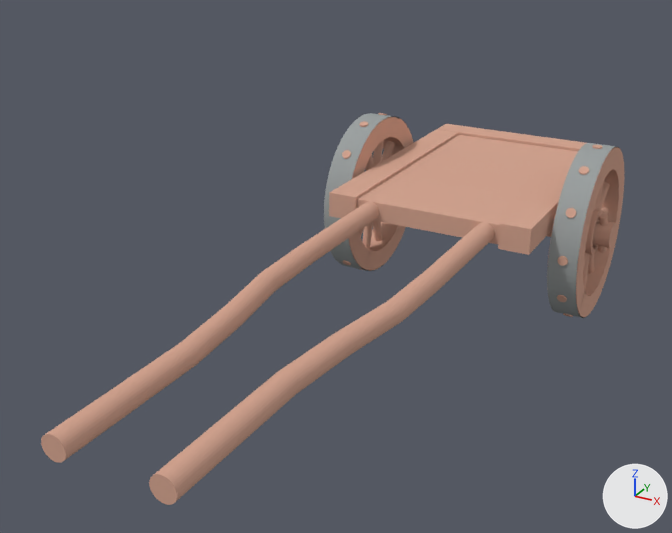
Renders of the Blender file development/graphics/vehicles/wagon/wagon.blend from each side of a commit.
Both versions are drawn from a 50 mm camera at (3.2, -11.3, 6.96) aimed at (-2.6, -0.76, 1.69). Lighting does not change. The marker at lower right points along +X, +Y and +Z.

The older version as bpy lines, for what is in view:
```python
ob_cartbase = bpy.data.objects.new('cartBase', me_cube_001)
ob_cartbase.location = (-1.98, 3.03, 1.92)
ob_cartbase.scale = (1.45, 2.11, 0.152)
ob_cartbasesupport001 = bpy.data.objects.new('cartBaseSupport001', me_cube_002)
ob_cartbasesupport001.location = (-0.56, 3.0, 1.92)
ob_cartbasesupport001.scale = (-0.234, 2.13, 0.198)
ob_cartbasesupport002 = bpy.data.objects.new('cartBaseSupport002', me_cube_003)
ob_cartbasesupport002.location = (-3.38, 3.0, 1.92)
ob_cartbasesupport002.scale = (-0.234, 2.13, 0.198)
ob_cartbasesupportrear = bpy.data.objects.new('cartBaseSupportRear', me_cube_005)
ob_cartbasesupportrear.location = (-1.97, 5.38, 1.92)
ob_cartbasesupportrear.rotation_euler = (0.0, 0.0, 1.571)  # degrees (0, 0, 90)
ob_cartbasesupportrear.scale = (-0.234, 1.64, 0.198)
ob_cylinder = bpy.data.objects.new('Cylinder', me_cylinder_004)
ob_cylinder.location = (-1.98, 3.03, 1.41)
ob_cylinder.rotation_euler = (0.0, 1.571, 0.0)  # degrees (0, 90, 0)
ob_cylinder.scale = (0.206, 0.206, 2.35)
ob_metalrim001_001 = bpy.data.objects.new('metalRim001.001', me_cylinder_002)
ob_metalrim001_001.location = (-3.93, 3.03, 1.41)
ob_metalrim001_001.rotation_euler = (1.571, -0.275, 1.571)  # degrees (90, -16, 90)
ob_metalrim001_001.scale = (1.4, 1.4, -0.222)
ob_tyre001 = bpy.data.objects.new('Tyre001', me_cylinder_001)
ob_tyre001.location = (-0.02, 3.03, 1.41)
ob_tyre001.rotation_euler = (1.571, 0.0, 1.571)  # degrees (90, 0, 90)
ob_tyre001.scale = (1.39, 1.39, 0.228)
ob_tyre001_001 = bpy.data.objects.new('Tyre001.001', me_cylinder_001)
ob_tyre001_001.location = (-3.93, 3.03, 1.41)
ob_tyre001_001.rotation_euler = (1.571, -0.275, 1.571)  # degrees (90, -16, 90)
ob_tyre001_001.scale = (1.39, 1.39, -0.228)
ob_yoke001 = bpy.data.objects.new('yoke001', me_cylinder_006)
ob_yoke001.location = (-1.03, -2.59, 1.92)
ob_yoke001.rotation_euler = (1.571, 0.0, 0.0)  # degrees (90, 0, 0)
ob_yoke001.scale = (0.153, 0.153, 3.6)
ob_yoke001_001 = bpy.data.objects.new('yoke001.001', me_cylinder_006)
ob_yoke001_001.location = (-2.91, -2.59, 1.92)
ob_yoke001_001.rotation_euler = (1.571, 0.0, 0.0)  # degrees (90, 0, 0)
ob_yoke001_001.scale = (-0.153, 0.153, 3.6)
# also in view: 'metalRim001' at (-0.02, 3.03, 1.41)
```
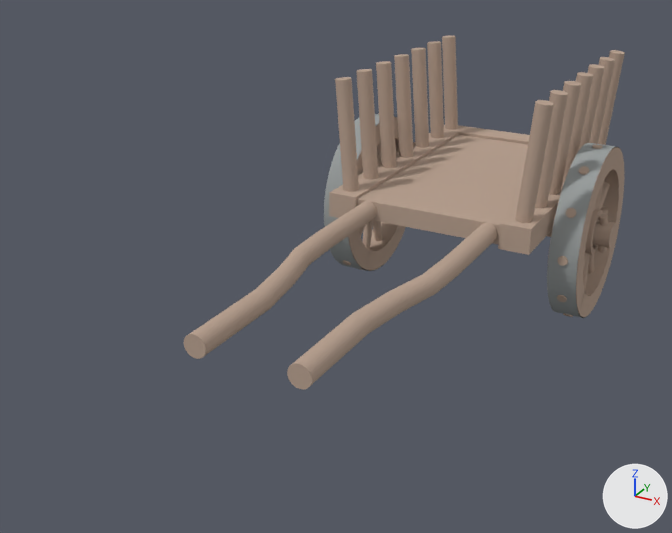
What differs and where, as boxes (x1, y1, x2, y2) in the pictures (672 x 533 px):
```json
{"object": "cartBase", "change": "recoloured", "before": [357, 135, 578, 244], "after": [357, 135, 578, 244]}
{"object": "yoke001", "change": "recoloured, moved, rescaled", "before": [149, 221, 495, 505], "after": [287, 222, 498, 389], "on screen": "39% narrower, 41% shorter"}
{"object": "yoke001.001", "change": "recoloured, moved, rescaled", "before": [41, 200, 379, 463], "after": [184, 201, 377, 359], "on screen": "43% narrower, 40% shorter"}
{"object": "Cylinder.004", "change": "added", "after": [335, 36, 458, 192]}
{"object": "Cylinder.003", "change": "added", "after": [515, 50, 625, 223]}
{"object": "Tyre001", "change": "recoloured", "before": [551, 147, 624, 317], "after": [551, 147, 624, 317]}
{"object": "cartBaseSupport001", "change": "recoloured", "before": [498, 152, 578, 255], "after": [498, 152, 578, 255]}
{"object": "Tyre001.001", "change": "recoloured", "before": [348, 117, 413, 270], "after": [348, 117, 413, 270]}
{"object": "cartBaseSupport002", "change": "recoloured", "before": [329, 129, 459, 218], "after": [329, 129, 459, 218]}
{"object": "cartBaseSupportRear", "change": "recoloured", "before": [437, 124, 586, 151], "after": [437, 124, 586, 151]}
{"object": "Cylinder", "change": "recoloured", "before": [547, 220, 616, 248], "after": [547, 220, 616, 248]}
{"object": "innerTyre001", "change": "recoloured", "before": [585, 209, 603, 255], "after": [585, 209, 603, 255]}
{"object": "spoke.015", "change": "recoloured", "before": [360, 220, 373, 270], "after": [360, 220, 373, 270]}
{"object": "spoke.021", "change": "recoloured", "before": [373, 113, 387, 166], "after": [373, 113, 387, 166]}
{"object": "spoke.014", "change": "recoloured", "before": [373, 221, 383, 241], "after": [373, 221, 383, 241]}
{"object": "spoke.022", "change": "recoloured", "before": [381, 141, 395, 162], "after": [381, 141, 395, 162]}
{"object": "spoke.001", "change": "recoloured", "before": [598, 182, 610, 210], "after": [598, 182, 610, 210]}
{"object": "Cylinder.001", "change": "recoloured", "before": [598, 214, 608, 253], "after": [598, 214, 608, 253]}
{"object": "spoke.009", "change": "recoloured", "before": [583, 254, 590, 290], "after": [583, 254, 590, 290]}
{"object": "spoke.020", "change": "recoloured", "before": [359, 121, 374, 171], "after": [359, 121, 374, 171]}
{"object": "spoke.010", "change": "recoloured", "before": [588, 254, 595, 273], "after": [588, 254, 595, 273]}
{"object": "spoke.005", "change": "recoloured", "before": [566, 208, 576, 218], "after": [566, 208, 576, 218]}
{"object": "spoke.006", "change": "recoloured", "before": [558, 256, 568, 266], "after": [558, 256, 568, 266]}
{"object": "spoke.002", "change": "recoloured", "before": [595, 179, 605, 209], "after": [595, 179, 605, 209]}
{"object": "spoke.004", "change": "recoloured", "before": [579, 166, 589, 175], "after": [579, 166, 589, 175]}
{"object": "spoke.016", "change": "recoloured", "before": [343, 224, 366, 265], "after": [343, 224, 366, 265]}
{"object": "spoke.019", "change": "recoloured", "before": [342, 150, 351, 159], "after": [342, 150, 351, 159]}
{"object": "spoke.007", "change": "recoloured", "before": [557, 248, 586, 302], "after": [557, 248, 586, 302]}
{"object": "spoke.008", "change": "recoloured", "before": [583, 253, 587, 270], "after": [583, 253, 587, 270]}
{"object": "spoke.003", "change": "recoloured", "before": [592, 145, 603, 211], "after": [592, 145, 603, 211]}
{"object": "spoke.000", "change": "recoloured", "before": [601, 207, 608, 214], "after": [601, 207, 608, 214]}
```

Scene script edits in JSON lines:
```json
{"op": "set", "path": "mat_basicwood.base_color", "old": "(0.66, 0.38, 0.286)", "new": "(0.489, 0.367, 0.291)", "note": "beige #d4a692 -> beige #baa393"}
{"op": "add", "block": "me_cylinder_008", "code": ["me_cylinder_008 = bpy.data.meshes.new('Cylinder.008')", "me_cylinder_008.from_pydata(...)  # 66 vertices, 96 faces; spans x -2.27..2.27, y -1.0..1.0, z -1.01..1.01", "me_cylinder_008.materials.append(mat_basicwood)  # beige #baa393"]}
{"op": "set", "path": "ob_yoke001_001.location", "old": "(-2.91, -2.59, 1.92)", "new": "(-2.95, -1.51, 1.92)"}
{"op": "set", "path": "ob_yoke001_001.scale", "old": "(-0.153, 0.153, 3.6)", "new": "(-0.153, 0.153, 2.46)"}
{"op": "set", "path": "ob_yoke001.location", "old": "(-1.03, -2.59, 1.92)", "new": "(-0.98, -1.51, 1.92)"}
{"op": "set", "path": "ob_yoke001.scale", "old": "(0.153, 0.153, 3.6)", "new": "(0.153, 0.153, 2.46)"}
{"op": "add", "block": "ob_cylinder_003", "code": ["ob_cylinder_003 = bpy.data.objects.new('Cylinder.003', me_cylinder_004.copy())  # the mesh of ob_cylinder", "ob_cylinder_003.location = (-0.47, 1.18, 2.92)", "ob_cylinder_003.rotation_euler = (0.0, 0.0846, 0.0)  # degrees (0, 4.8, 0)", "ob_cylinder_003.scale = (0.125, 0.125, 0.955)", "_m = ob_cylinder_003.modifiers.new('Array', 'ARRAY')", "_m.count = 7", "_m.constant_offset_displace = (0.0, 0.0, 0.0)", "_m.relative_offset_displace = (0.0, 2.78, 0.0)"]}
{"op": "add", "block": "ob_cylinder_004", "code": ["ob_cylinder_004 = bpy.data.objects.new('Cylinder.004', me_cylinder_008)", "ob_cylinder_004.location = (-3.46, 1.18, 2.92)", "ob_cylinder_004.rotation_euler = (0.0, 0.0846, 0.0)  # degrees (0, 4.8, 0)", "ob_cylinder_004.scale = (-0.125, 0.125, -0.955)", "_m = ob_cylinder_004.modifiers.new('Array', 'ARRAY')", "_m.count = 7", "_m.constant_offset_displace = (0.0, 0.0, 0.0)", "_m.relative_offset_displace = (0.0, 2.78, 0.0)"]}
```
